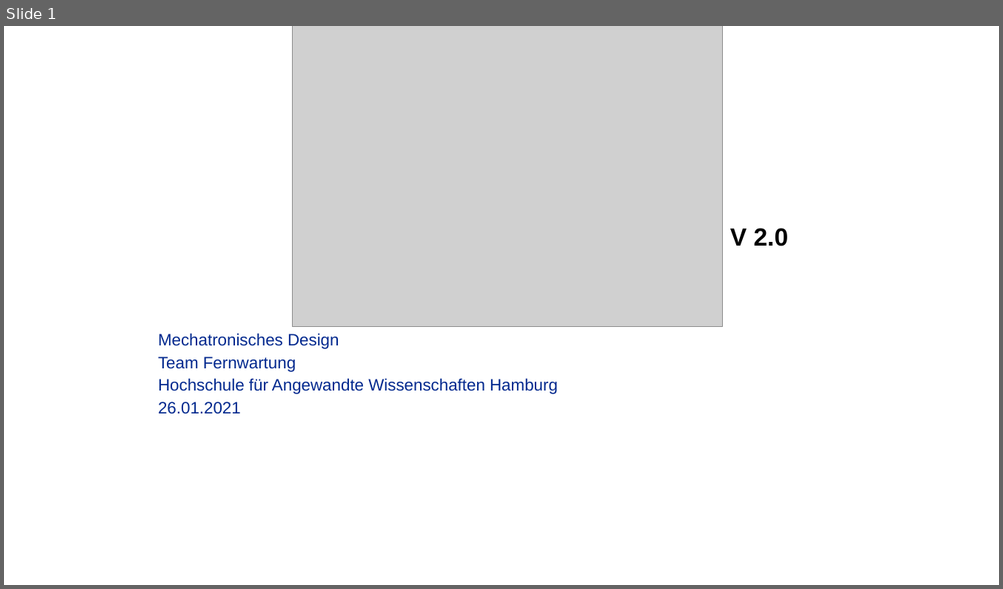
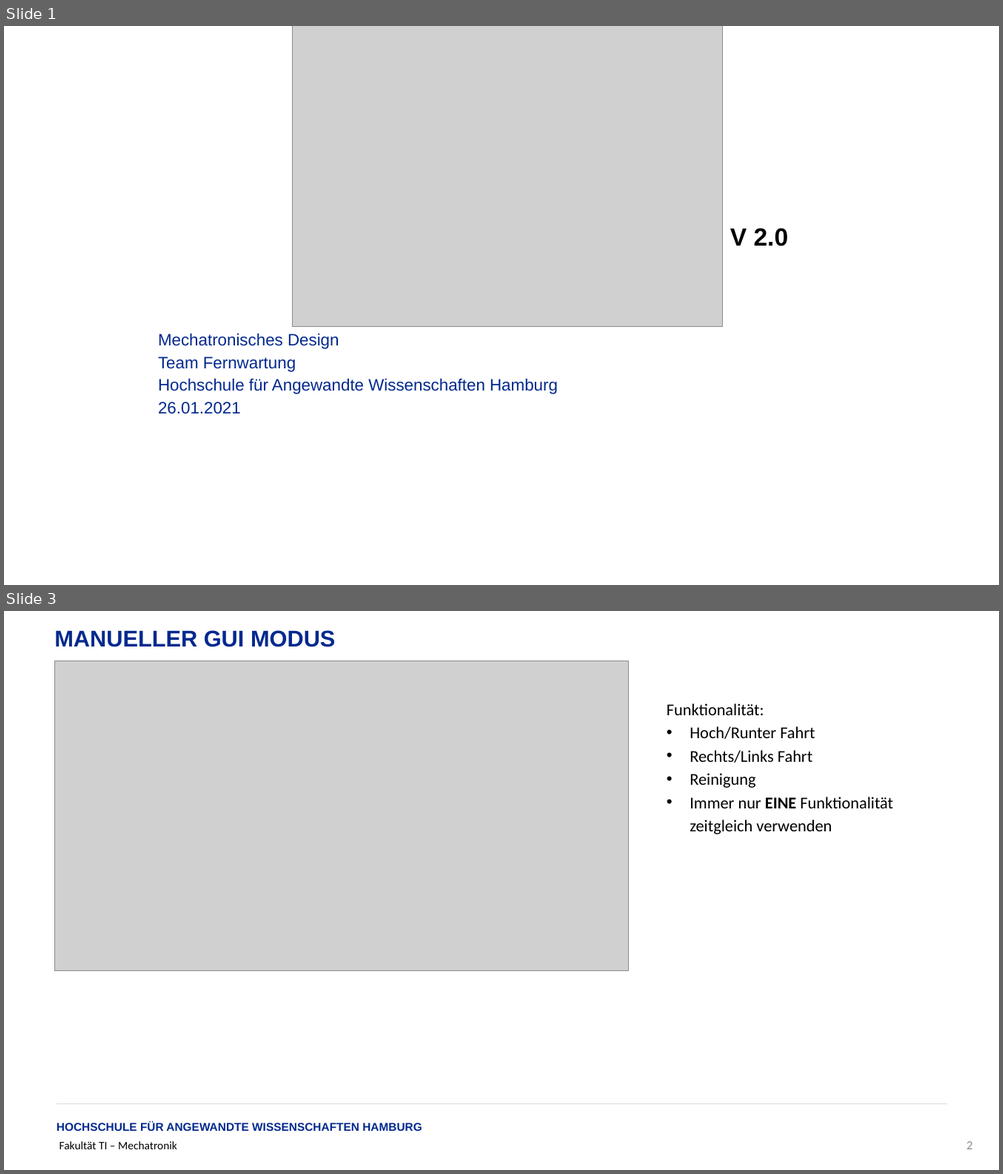
Before and after one commit to EpicKarl/mDesign, a slide deck: Doku/Heiko/Showcase_AntidustA2.0_HeikoNoeldeke.pptx. Shown one above the other, each under a label of ours: slide 1 before the commit, slides 1 and 3 after it; the slides between them are not shown. The pictures are 1003x589 and 1003x1174 pixels, drawn with LibreOffice and Linux fonts; fonts in the diff are those of the drawing; grey boxes stand for pictures; background and template pictures are left out. Boxes give left, top, right and bottom in pixels: in the first picture for what was removed or moved away, otherwise in the second. Text is boxed around its words. In the diff, an @@ line names an element or a change of style, - is before the commit and + after.

```diff
--- a/Doku/Heiko/Showcase_AntidustA2.0_HeikoNoeldeke.pptx
+++ b/Doku/Heiko/Showcase_AntidustA2.0_HeikoNoeldeke.pptx
@@ slide 3 added at (4, 611, 999, 1170), background #FFFFFF @@
@@ text added at (54, 630, 335, 647), 22 pt, text #02298E, bold @@
+MANUELLER GUI MODUS
@@ picture added at (55, 661, 629, 971) @@
@@ text added at (666, 703, 893, 834), 16 pt, text #000000 @@
+Funktionalität:
+• Hoch/Runter Fahrt
+• Rechts/Links Fahrt
+• Reinigung
+• Immer nur EINE Funktionalität zeitgleich verwenden
@@ line added from (57, 1104) to (947, 1104), #D9D9D9 0.25 pt @@
@@ text added at (57, 1122, 422, 1131), 11 pt, text #02298E, bold @@
+HOCHSCHULE FÜR ANGEWANDTE WISSENSCHAFTEN HAMBURG
@@ text added at (60, 1142, 177, 1150), 11 pt, text #000000 @@
+Fakultät TI – Mechatronik
@@ page number added at (966, 1142, 972, 1150), 12 pt, text #8C8C8C @@
+2
```
Also in this commit, not shown: 3 other slides added, 1 slide removed.
